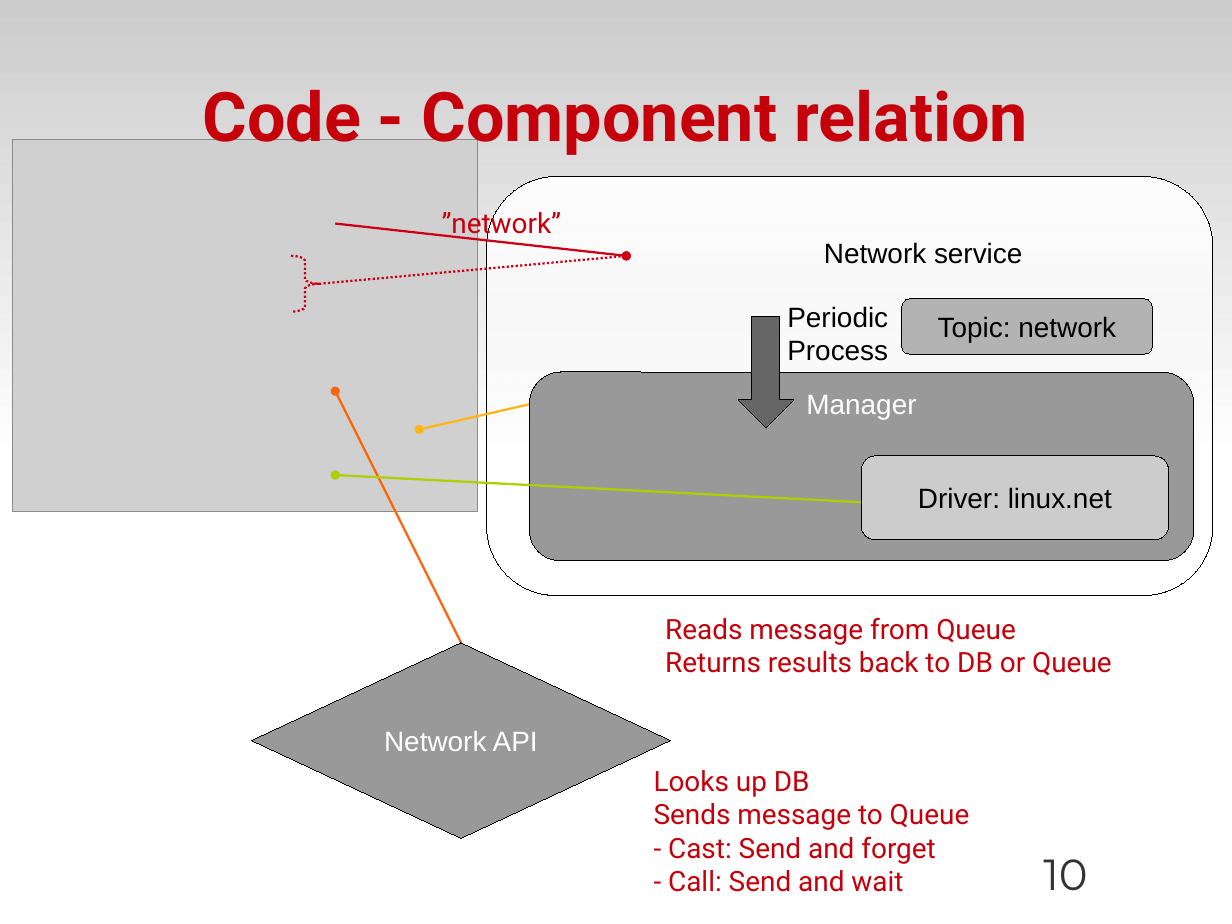
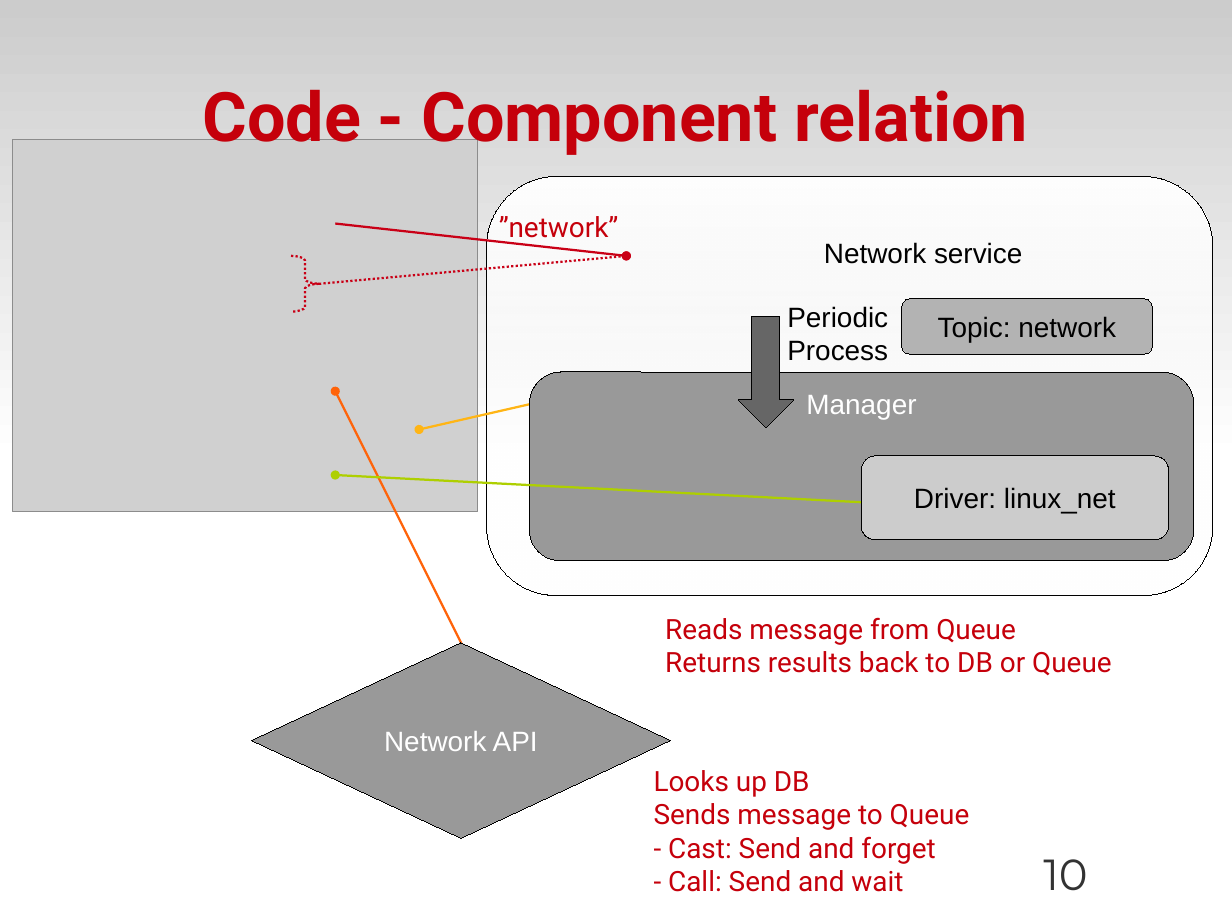
Before and after one commit to zyluo/talk-COSUG-2012, a slide deck: slide 10 of COSUG-2012.odp. Drawn at 1232x924 pixels with LibreOffice and Linux fonts; fonts in the diff are those of the drawing; grey boxes stand for pictures; background and template pictures are left out. Boxes give left, top, right and bottom in pixels: in the first picture for what was removed or moved away, otherwise in the second. Text is boxed around its words. In the diff, an @@ line names an element or a change of style, - is before the commit and + after.

```diff
--- a/COSUG-2012.odp
+++ b/COSUG-2012.odp
@@ text "”network”" rewrapped from (x1=442, y1=207, x2=561, y2=240) to (x1=499, y1=216, x2=618, y2=245) @@
@@ text in rounded rectangle at (x1=914, y1=487, x2=1116, y2=514): text changed @@
-Driver: linux.net
+Driver: linux_net
```
Also in this commit, not shown: 6 other slides changed.
